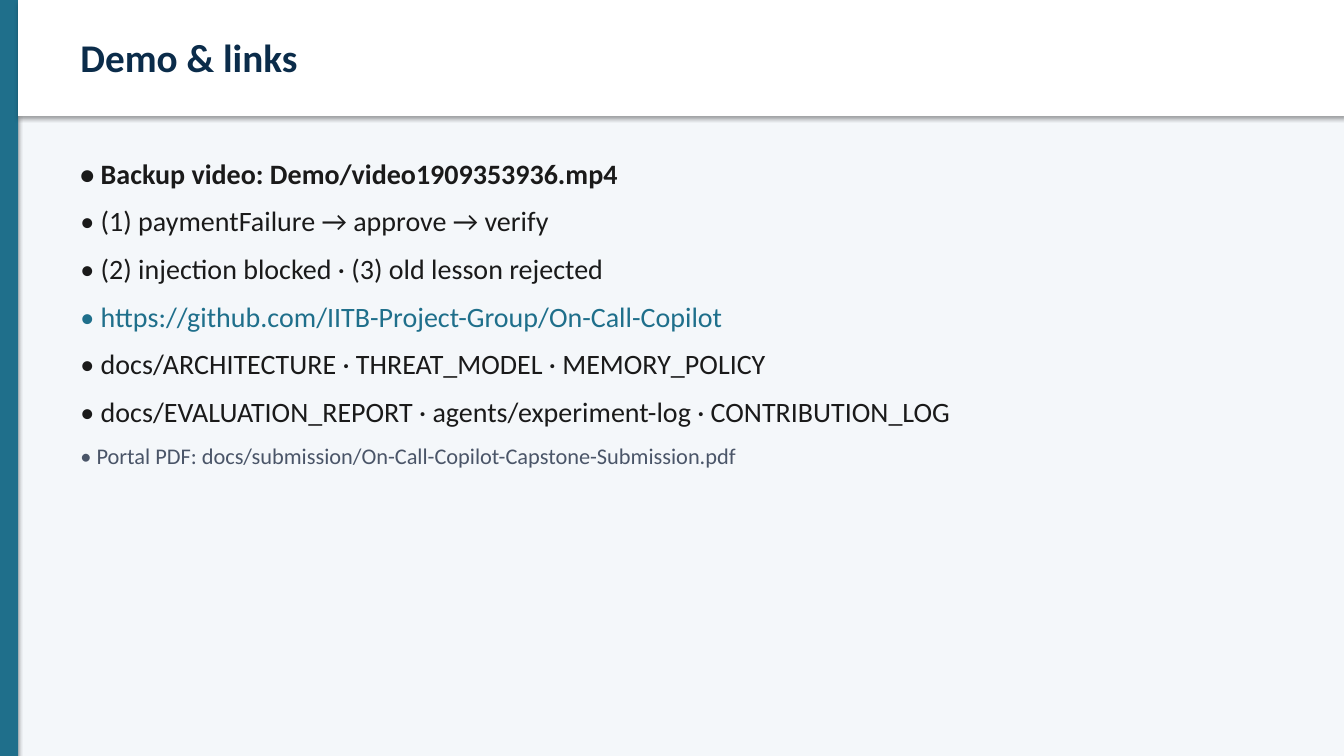
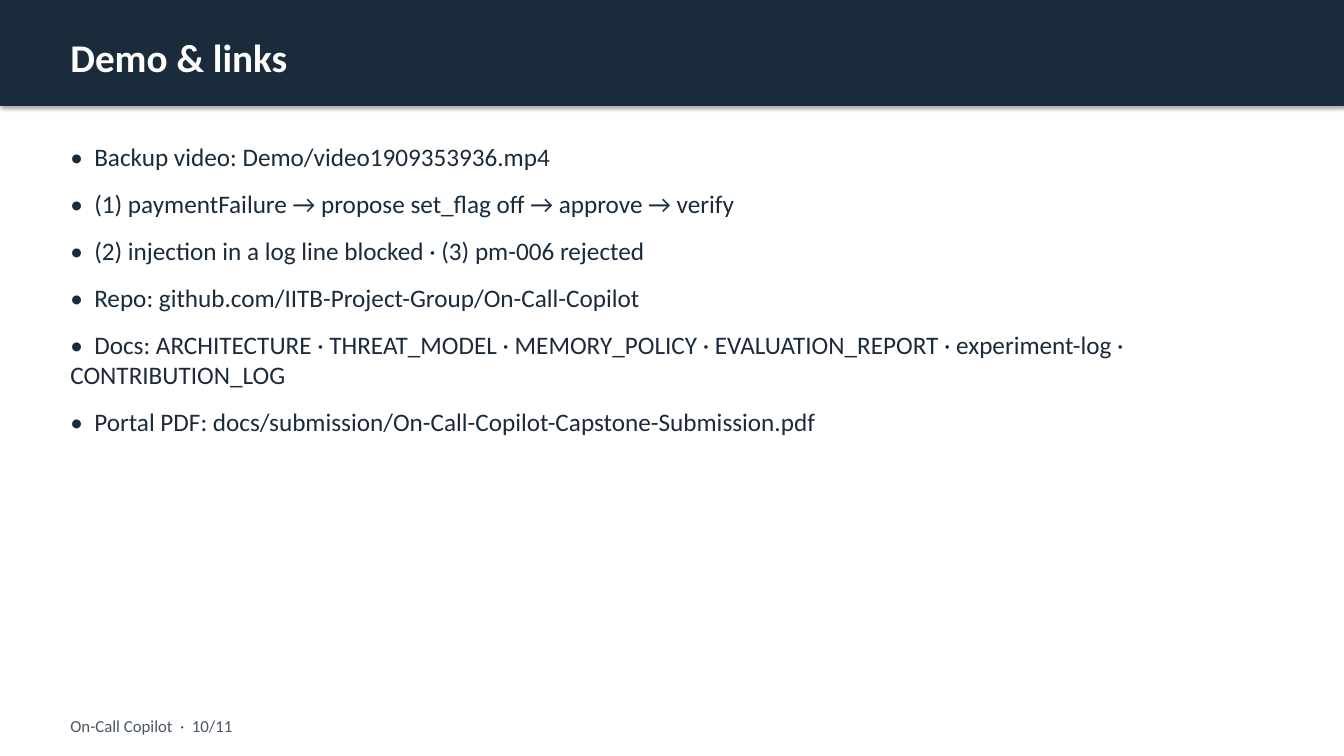
Before and after one commit to IITB-Project-Group/On-Call-Copilot, a slide deck: slide 10 of docs/submission/On-Call-Copilot-Slides.pptx. Drawn at 1344x756 pixels with LibreOffice and Linux fonts; fonts in the diff are those of the drawing. Boxes give left, top, right and bottom in pixels: in the first picture for what was removed or moved away, otherwise in the second. Text is boxed around its words. In the diff, an @@ line names an element or a change of style, - is before the commit and + after.

Commit message:
Refresh submission slides with clearer, less meta wording.

```diff
--- a/docs/submission/On-Call-Copilot-Slides.pptx
+++ b/docs/submission/On-Call-Copilot-Slides.pptx
@@ rectangle: place and size @@
-rectangle at [18,0,1344,116]
+rectangle at [0,0,1344,106]
@@ rectangle at [0,0,1344,106]: fill #FFFFFF to #1A2B3C @@
@@ rectangle removed at [0,0,1344,756] @@
@@ rectangle removed at [0,0,18,756] @@
@@ text "Demo & links": place and size @@
-text "Demo & links" at [80,44,297,73]
+text "Demo & links" at [70,44,287,73]
@@ text "Demo & links" at [70,44,287,73]: text colour #0B2C4A to #FFFFFF @@
@@ text "• Backup video: Demo/video1909353936.mp4": place and size @@
-text "• Backup video: Demo/video1909353936.mp4" at [97,164,950,468]
+text "• Backup video: Demo/video1909353936.mp4" at [70,148,1111,435]
@@ text at [94,148,815,435]: size 20 to 18 pt, text colour #1A1A1A to #1A2B3C, bold off in "• Backup video: Demo/video1909353936.mp4"; size 16 to 18 pt, text colour #4A5568 to #1A2B3C in "• Portal PDF: docs/submission/On-Call-Copilot-Capstone-Submi ..."; more space between paragraphs @@
@@ text at [70,194,1111,388]: text changed; size 20 to 18 pt; text colour #1A1A1A to #1A2B3C @@
-• (1) paymentFailure → approve → verify
-• (2) injection blocked · (3) old lesson rejected
-• https://github.com/IITB-Project-Group/On-Call-Copilot
-• docs/ARCHITECTURE · THREAT_MODEL · MEMORY_POLICY
-• docs/EVALUATION_REPORT · agents/experiment-log · CONTRIBUTION_LOG
+• (1) paymentFailure → propose set_flag off → approve → verify
+• (2) injection in a log line blocked · (3) pm-006 rejected
+• Repo: github.com/IITB-Project-Group/On-Call-Copilot
+• Docs: ARCHITECTURE · THREAT_MODEL · MEMORY_POLICY · EVALUATION_REPORT · experiment-log · CONTRIBUTION_LOG
@@ text added at [70,720,232,735], 12 pt, text #4A5563 @@
+On-Call Copilot · 10/11
```
Also in this commit, not shown: 10 other slides changed, 4 other files.
